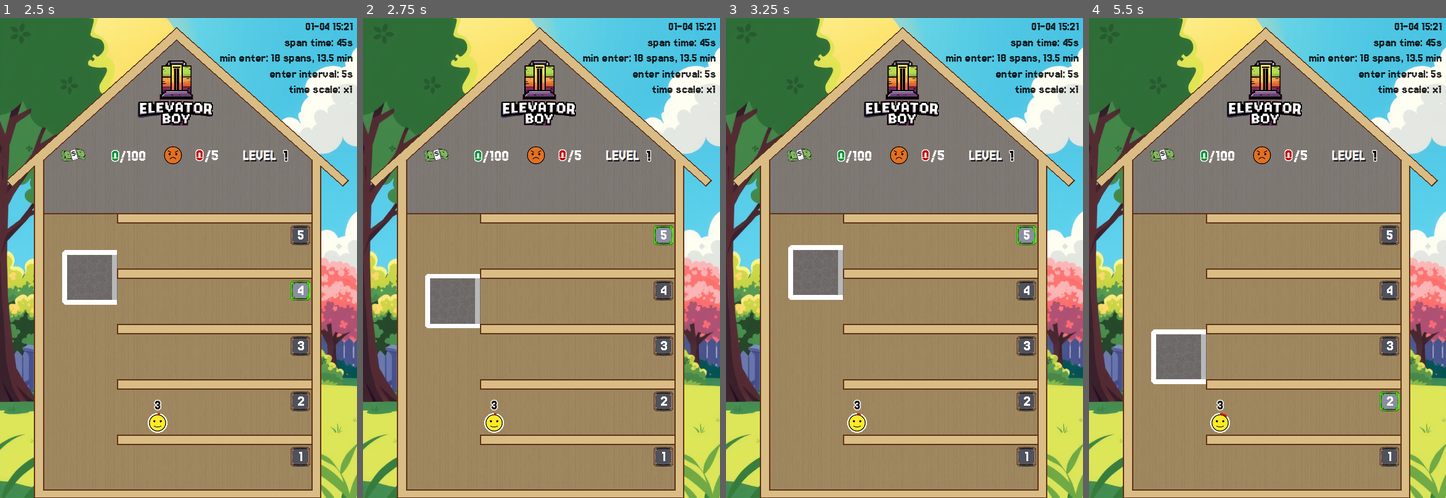
Above: before the commit, frames 1-4 (left to right).
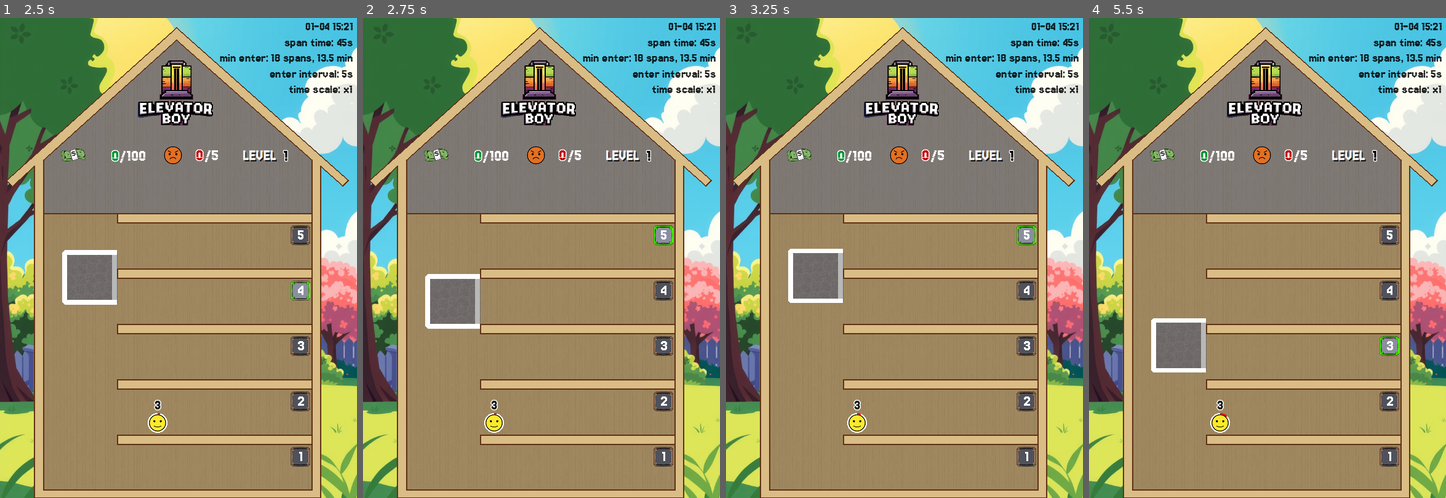
Above: after the commit, the same moments.

Repository: gilad905/elevator-boy
Game: Godot game, scene res://scenes/main.tscn
The game is run twice, just before and just after one commit, with the same random seed, the same clock (stepped at 60 frames per second) and the same inputs.
Inputs:
- Up to frame 1 (2.5 s): tap Enter at 0.5 s; hold Up (elevator_move_up) 0.53-1.28 s; tap Space (door_toggle) at 0.6 s; hold Down (elevator_move_down) 1.28-2.03 s; tap A (time_scale_decrease) at 1.35 s; hold Up (elevator_move_up) from 2.03 s (still down); hold Q (time_scale_increase) from 2.03 s (still down)
- Up to frame 2 (2.75 s): keep holding Up (elevator_move_up); keep holding Q (time_scale_increase)
- Up to frame 3 (3.25 s): keep holding Up (elevator_move_up); release Q (time_scale_increase) at 2.78 s; tap Space (door_toggle) at 2.85 s
- Up to frame 4 (5.5 s): release Up (elevator_move_up) at 3.53 s; hold A (time_scale_decrease) 3.53-4.28 s; hold Down (elevator_move_down) from 3.53 s (still down); tap Q (time_scale_increase) at 4.35 s; tap Space (door_toggle) at 5.1 s

Frame 1 is identical in both runs. In frame 2, less than 0.1% of the frame differs, in the area x 17-33%, y 53-65%; in frame 3, 0.4%; in frame 4, 1.4%, in the area x 17-87%, y 62-82%.

Commit message:
(abandon) mover ease to floor attempts

Diff:
--- a/scripts/elevator_mover.gd
+++ b/scripts/elevator_mover.gd
@@ -1,39 +1,54 @@
 extends Node
 
 const NOT_MOVING: int = -1
-var target_floor_num: int = NOT_MOVING
-var target_y: float = NOT_MOVING
-var acceleration: int = 0
-var speed: float = 0.0
 var max_speed: int = Global.elevator_max_speed
 var offset_to_floor: int
+var halt_distance: int
 var current_y: float:
 	get:
 		return get_parent().position.y
 	set(value):
 		get_parent().position.y = value
 
+var target_floor_num: int = NOT_MOVING
+var target_y: float = NOT_MOVING
+var acceleration: int = 0
+var speed: float = 0.0
+
 signal reached_floor
 
 func _ready() -> void:
+	var floor_1 = Nodes.floors.get_floor(1)
+	var floor_2 = Nodes.floors.get_floor(2)
+	var one_floor_height = (floor_1.position.y - floor_2.position.y)
+	halt_distance = one_floor_height * .76
 	var current_floor_num = Global.floor_count
 	var current_floor = Nodes.floors.get_floor(current_floor_num)
 	offset_to_floor = current_y - current_floor.position.y
 
-func _process(delta: float) -> void:
+func _physics_process(delta: float) -> void:
 	if acceleration != 0:
-		if abs(target_y - current_y) <= 10:
+		var distance = abs(target_y - current_y)
+		if distance <= 1:
+			acceleration = 0
+			speed = 0
 			current_y = target_y
 			target_floor_num = NOT_MOVING
 			target_y = NOT_MOVING
-			acceleration = 0
-			speed = 0
 			reached_floor.emit()
-		else:
-			speed += acceleration
-			speed = clamp(speed, -max_speed, max_speed)
-			var position_delta = speed * delta
-			current_y += position_delta
+			return
+		if distance <= halt_distance:
+			if abs(speed) == max_speed:
+				acceleration *= -1
+				print("acceleration: ", acceleration)
+		var already_at_max = abs(speed) == max_speed
+		speed += acceleration
+		speed = clamp(speed, -max_speed, max_speed)
+		print("%s %s" % [distance, speed])
+		if abs(speed) == max_speed and not already_at_max:
+			print("max speed")
+		var position_delta = speed * delta
+		current_y += position_delta
 
 func move_to(floor_num: int) -> void:
 	if floor_num != target_floor_num:
